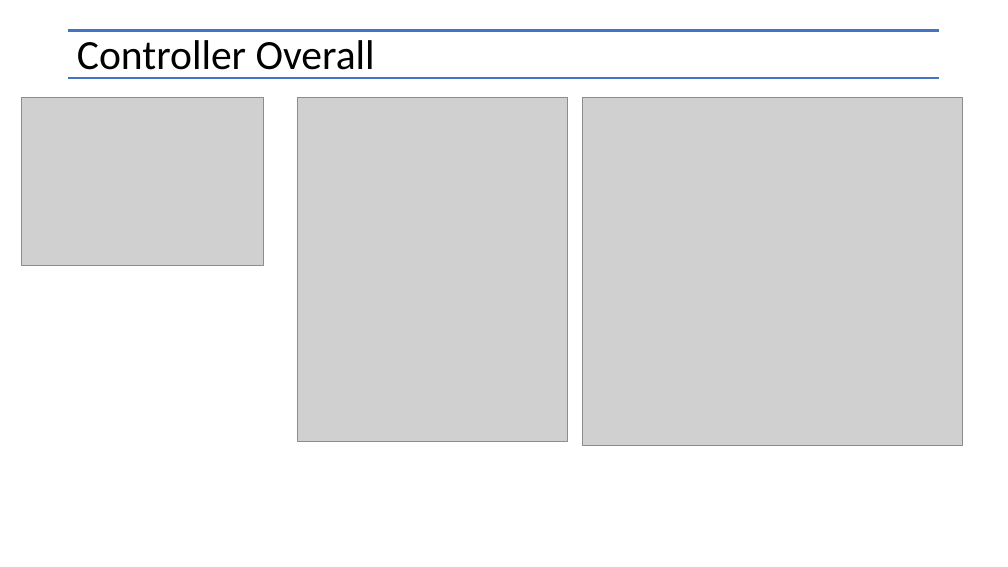
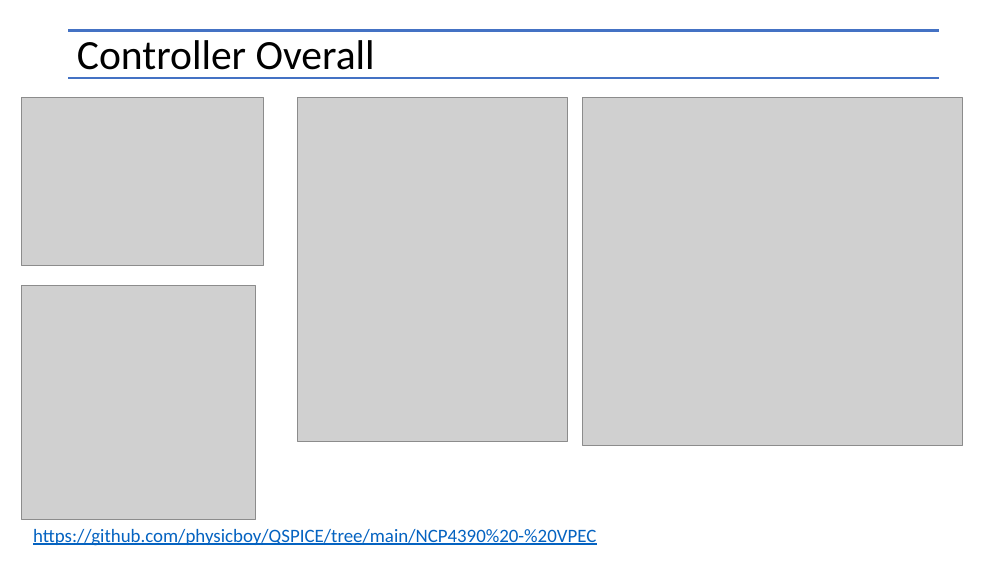
Before and after one commit to physicboy/QSPICE, a slide deck: slide 7 of NCP4390 - VPEC/Deciphering LLC charge mode controller implementation (NCP4390.pptx. Drawn at 1008x567 pixels with LibreOffice and Linux fonts; fonts in the diff are those of the drawing; grey boxes stand for pictures. Boxes give left, top, right and bottom in pixels: in the first picture for what was removed or moved away, otherwise in the second. Text is boxed around its words. In the diff, an @@ line names an element or a change of style, - is before the commit and + after.

Commit message:
push new presentation

```diff
--- a/NCP4390 - VPEC/Deciphering LLC charge mode controller implementation (NCP4390.pptx
+++ b/NCP4390 - VPEC/Deciphering LLC charge mode controller implementation (NCP4390.pptx
@@ picture added at bbox=[21, 286, 256, 520] @@
@@ text added at bbox=[33, 529, 596, 546], 18 pt, text #0563C1, underline @@
+https://github.com/physicboy/QSPICE/tree/main/NCP4390%20-%20VPEC
```
Also in this commit, not shown: 1 other file.
